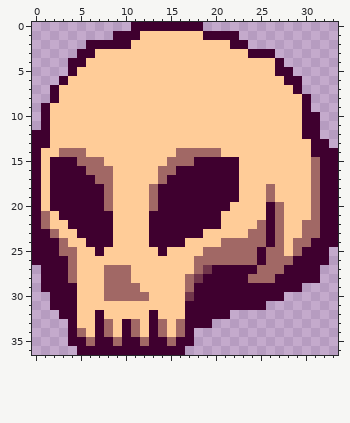
Pixel-art sprite: assets/skull.png. Above: the version before the commit.
The file is 34x37 pixels.
The result:
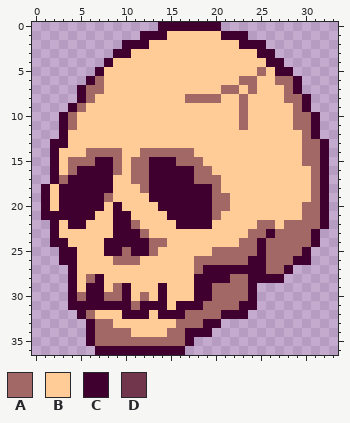
Palette (. is transparent): A #a16865  B #ffcc98  C #3f002f  D #71364b
Diff:
@@ x 0..33 @@
- 0 ...........CCCCCCCC...............
- 1 .........CCCBBBBBBBCCCC...........
- 2 ......CCCCCBBBBBBBBBBBCC..........
- 3 .....CCBBBBBBBBBBBBBBBBBCCC.......
- 4 ....CCBBBBBBBBBBBBBBBBBBBBBC......
- 5 ....CBBBBBBBBBBBBBBBBBBBBBBCC.....
- 6 ...CBBBBBBBBBBBBBBBBBBBBBBBBCC....
- 7 ..CBBBBBBBBBBBBBBBBBBBBBBBBBBC....
- 8 ..CBBBBBBBBBBBBBBBBBBBBBBBBBBBC...
- 9 .CBBBBBBBBBBBBBBBBBBBBBBBBBBBBC...
-10 .CBBBBBBBBBBBBBBBBBBBBBBBBBBBBCC..
-11 .CBBBBBBBBBBBBBBBBBBBBBBBBBBBBCC..
-12 CCBBBBBBBBBBBBBBBBBBBBBBBBBBBBCC..
-13 CCBBBBBBBBBBBBBBBBBBBBBBBBBBBBBCC.
-14 CBBAAABBBBBBBBBBAAAAABBBBBBBBBBCCC
-15 CBCCCAAABBBBBBBAAACCCCCBBBBBBBBACC
-16 CBCCCCAAABBBBBAACCCCCCCBBBBBBBBACC
-17 CBCCCCCAABBBBBACCCCCCCCBBBBBBBBACC
-18 CBCCCCCCABBBBACCCCCCCCCBBBABBBBACC
-19 CBCCCCCCABBBBACCCCCCCCCBBBABBBBACC
-20 CBCCCCCCABBBBACCCCCCCCBBBBCABBBACC
-21 CABCCCCCCBBBBCCCCCCCCBBBBBCABBBACC
-22 CABBCCCCCBBBBCCCCCCCCBBBBACABBAACC
-23 CCABBCCCCBBBBCCCCCCBBBBBAACABBAACC
-24 CCCABBCCCBBBBCCCCBBBBAAAAACABAACCC
-25 CCCAABBCBBBBBBCBBBBAAAAAACAABACCC.
-26 CCCCABBBBBBBBBBBBBAAAAAAACAAACCCC.
-27 .CCCABBBAAABBBBBBBADCCCCCAAACCCC..
-28 .CCCABBBAAABBBBBBADCCCCCAAACCCCC..
-29 .CCCCBBBAAAABBBBBACCCCCCCCCCCC....
-30 ..CCCBBBAAAAABBBBDCCCCCCCCCC......
-31 ..CCCBBBBBBBBBBBBCCCCCCCCC........
-32 ...CCBBCBBBBBCBBBCCCCC............
-33 ....CBBCABCABCABACCC..............
-34 ....CABCABCABCABAC................
-35 ....CCACCACCACCACC................
-36 .....CCCCCCCCCCCC.................
+ 0 ..............CCCCCCC.............
+ 1 ............CCCBBBBBBCCC..........
+ 2 ..........CCCBBBBBBBBBBCCC........
+ 3 .........CCBBBBBBBBBBBBBBCC.......
+ 4 ........CBBBBBBBBBBBBBBBBBCC......
+ 5 .......CBBBBBBBBBBBBBBBBBABCC.....
+ 6 ......CABBBBBBBBBBBBBBBAABBAAC....
+ 7 .....CAABBBBBBBBBBBBBAABABBBAC....
+ 8 .....CABBBBBBBBBBAAAABBABBBBAAC...
+ 9 ....CABBBBBBBBBBBBBBBBBABBBBBAC...
+10 ...CABBBBBBBBBBBBBBBBBBABBBBBAAC..
+11 ...CABBBBBBBBBBBBBBBBBBABBBBBAAC..
+12 ...CBBBBBBBBBBBBBBBBBBBBBBBBBBAC..
+13 ..CCBBBBBBBBBBBBBBBBBBBBBBBBBBAAC.
+14 ..CBBBAAAABBAAAAAABBBBBBBBBBBBAAC.
+15 ..CBAAACCABAACCCAAABBBBBBBBBBBAAC.
+16 ..CBACCCCABAACCCCCAABBBBBBBBBBBAC.
+17 ..CACCCCCBBAACCCCCAAABBBBBBBBBBAC.
+18 .CBCCCCCCBBBACCCCCCCABBBBBBBBBBAC.
+19 .CBCCCCCABBBBCCCCCCCAABBBBBBBBBAC.
+20 .CBCCCCCBCBBBBCCCCCCAABBBBBBBBAAC.
+21 .CCCCCCBBCCBBBBCCCCCABBBBBBBBBAAC.
+22 ..CBCCBBBCCABBBBCCCCBBBBBAABAAAAC.
+23 ..CBBBBBBCCCABBBBBBBBBBBAACAAAAC..
+24 ..CCBBBBCCCCCAABBBBBBBBAACAAAAAC..
+25 ...CCBBBCCACCABBBBBBAAAAACAAAAC...
+26 ...CCBBBBAAABBBBBBAAAAAACCAAACC...
+27 ....CBBBBBBBBBBBBBACCCCCCCAAC.....
+28 ....CBACBBBBBBBBBBCCCCAACCCC......
+29 ....CBCCBACBBBCBBBCCAAAAC.........
+30 ....CACCAACBABCBBBCCAAAAC.........
+31 ....CCCCCCCACCCBCCCAAAACC.........
+32 .....CABBBCCCBCCCAAAACCC..........
+33 ......CAABBBBBBBAAACC.............
+34 ......CAAAABBBBAACCC..............
+35 ......CAAAAAAAAAAC................
+36 .......CCCCCCCCCC.................
Boxes around the changes in both pictures, in picture pixels (x1, y1, x2, y2):
changed: (32, 22, 338, 355)
